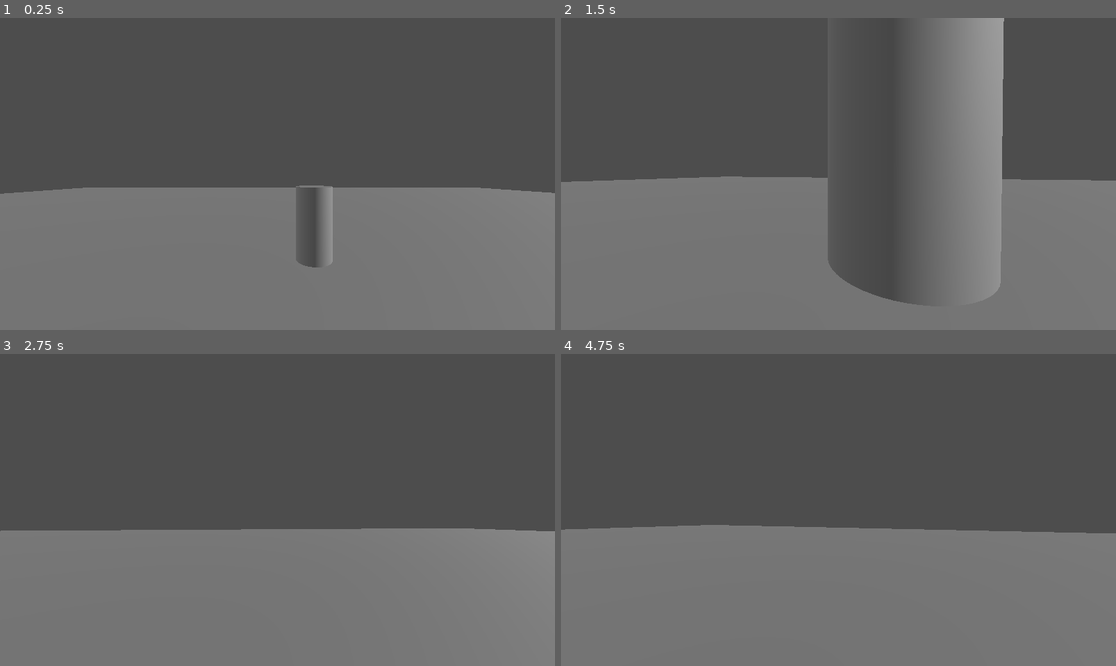
Above: before the commit, frames 1-4 (two rows, left to right).
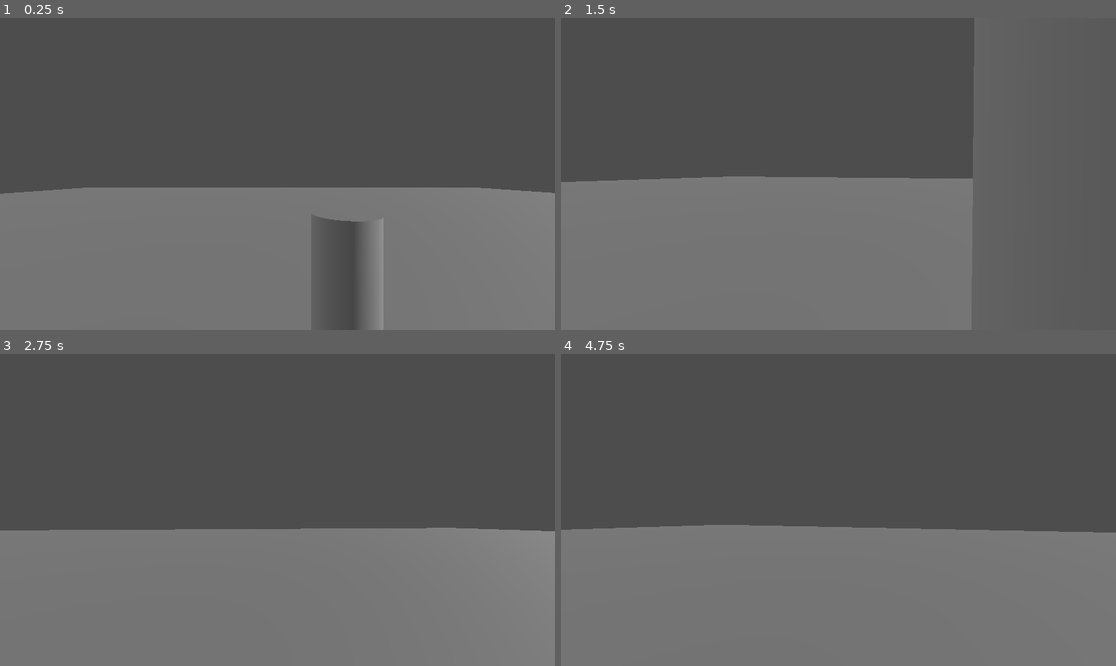
Above: after the commit, the same moments.

Repository: CWmain/fp-control
Game: Godot game, scene res://Scenes/world.tscn
Same seed, same stepped clock (60 frames per second), same inputs: the game is played once before the commit and once after it.
Inputs (mouse positions are in pixels of both pictures, inside the frame that each line leads up to):
- Up to frame 1 (0.25 s): no input
- Up to frame 2 (1.5 s): move the mouse to (866, 174) at 0.52 s; hold W (move_forward) from 0.53 s (still down); move the mouse to (810, 174) at 1.27 s
- Up to frame 3 (2.75 s): keep holding W (move_forward); tap Enter at 2 s; move the mouse to (288, 503) at 2.02 s
- Up to frame 4 (4.75 s): keep holding W (move_forward); tap Space at 2.75 s; move the mouse to (832, 516) at 2.77 s; tap Enter at 3.5 s; move the mouse to (877, 513) at 3.52 s; move the mouse to (794, 506) at 4.27 s

The runs differ from the first frame. In frame 1, 3.5% of the frame differs, in the area x 53-70%, y 53-100%; in frame 2, 23%, in the area x 1-100%, y 0-100%; in frame 3, 0.1%; in frame 4, 0.2%.

Commit message:
Added rigidbody

Diff:
--- a/Objects/Player/player.gd
+++ b/Objects/Player/player.gd
@@ -20,7 +20,6 @@
 
 	var current_velocity = Vector2(_movement_velocity.x, _movement_velocity.z)
 	var direction = (transform.basis * Vector3(_input_dir.x, 0.0, _input_dir.y)).normalized()
-	print(direction)
 
 	if direction:
 		current_velocity = lerp(current_velocity, Vector2(direction.x, direction.z) * speed, acceleration * delta)
--- a/Scenes/world.tscn
+++ b/Scenes/world.tscn
@@ -26,6 +26,8 @@
 size = Vector2(100, 100)
 orientation = 1
 
+[sub_resource type="CylinderShape3D" id="CylinderShape3D_a02cp"]
+
 [sub_resource type="CylinderMesh" id="CylinderMesh_a02cp"]
 
 [node name="World" type="Node3D" unique_id=1034604185]
@@ -48,6 +50,11 @@
 [node name="DirectionalLight3D" type="DirectionalLight3D" parent="." unique_id=611703443]
 transform = Transform3D(-0.1643743, -0.41459006, 0.8950397, 0.5431235, 0.7194062, 0.43297988, -0.82340634, 0.5572879, 0.10692175, 13.696182, 5.1917477, 9.034411)
 
-[node name="MeshInstance3D" type="MeshInstance3D" parent="." unique_id=355681632]
-transform = Transform3D(1, 0, 0, 0, 1, 0, 0, 0, 1, 0, 2.1418085, -2.6024265)
+[node name="StaticBody3D" type="StaticBody3D" parent="." unique_id=905393239]
+transform = Transform3D(1, 0, 0, 0, 1, 0, 0, 0, 1, 0, 1.904435, 0)
+
+[node name="CollisionShape3D" type="CollisionShape3D" parent="StaticBody3D" unique_id=1742036202]
+shape = SubResource("CylinderShape3D_a02cp")
+
+[node name="MeshInstance3D" type="MeshInstance3D" parent="StaticBody3D" unique_id=355681632]
 mesh = SubResource("CylinderMesh_a02cp")
